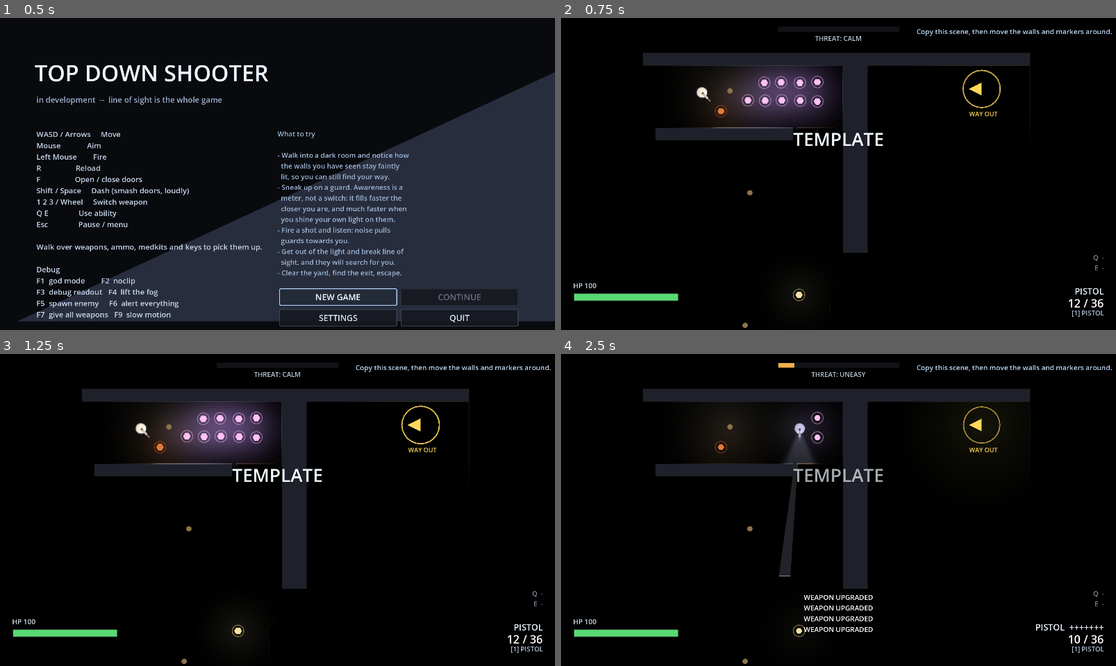
Above: before the commit, frames 1-4 (two rows, left to right).
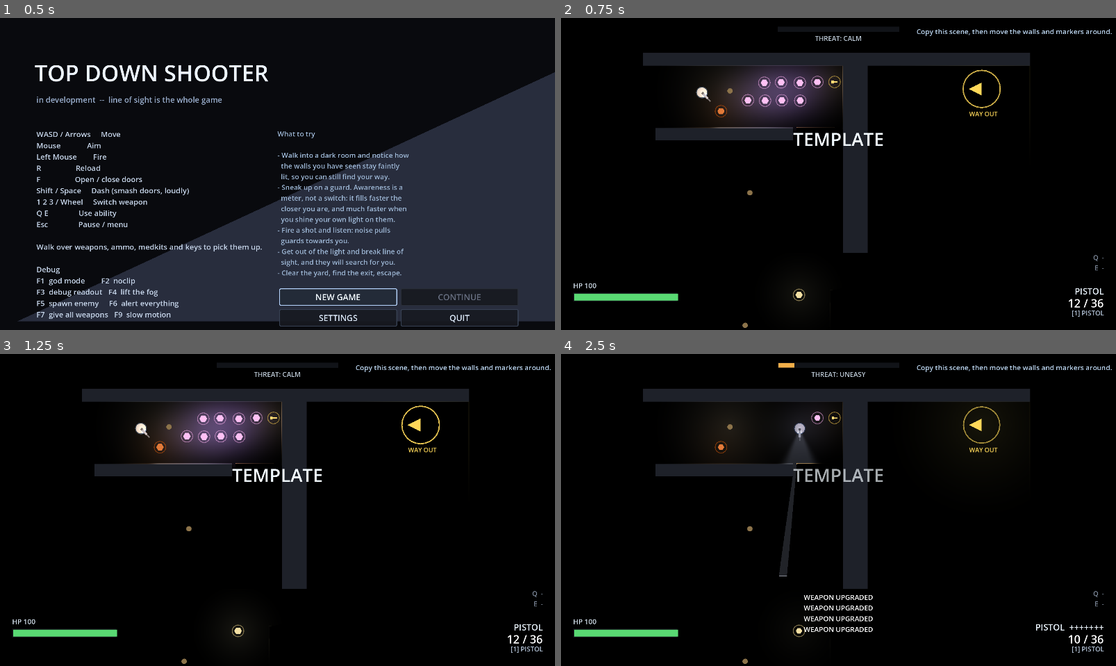
Above: after the commit, the same moments.

Repository: ThunderComplex/irregoulash
Game: Godot game, scene res://src/ui/title_screen.tscn
Same seed, same stepped clock (60 frames per second), same inputs: the game is played once before the commit and once after it.
Inputs (mouse positions are in pixels of both pictures, inside the frame that each line leads up to):
- Up to frame 1 (0.5 s): no input
- Up to frame 2 (0.75 s): click "NEW GAME" at 0.5 s
- Up to frame 3 (1.25 s): no input
- Up to frame 4 (2.5 s): tap Enter (ui_accept) at 1.25, 1.52 s; move the mouse to (960, 494) at 1.27 s; hold D (move_right) 1.28-2 s; tap Shift (dash) at 1.35 s; click (960, 494) at 1.42 s; tap F (interact) at 1.55 s; drag from (727, 525) to (799, 631) at 2.02 s

Frame 1 is identical in both runs. In frame 2, 0.1% of the frame differs, in the area x 42-51%, y 15-36%; in frame 3, 0.1%; in frame 4, 0.3%, in the area x 40-51%, y 16-72%.

Commit message:
door bounce n smash

Diff:
--- a/dev/probe.gd
+++ b/dev/probe.gd
@@ -319,6 +319,7 @@
 			"wait": 0.3,
 			"door_report": true,
 			"report": true,
+			"shot": "doors_00_closed",
 		},
 		{
 			# Standing beside it, working it: opens, sight opens, the swing makes a noise.
@@ -328,12 +329,28 @@
 			"wait": 0.5,
 			"door_report": true,
 			"noise_report": true,
+			"shot": "doors_01_open",
 		},
 		{
 			# And shut again from the same spot.
 			"interact_door": true,
 			"wait": 0.5,
 			"door_report": true,
+		},
+		{
+			# Open it, then stand *in* the doorway and try to shut it: the leaf bounces off the
+			# player, the door stays open, and nothing is announced. Gamefeel over text.
+			"interact_door": true,
+			"wait": 0.5,
+		},
+		{
+			"teleport": Vector2(520.0, 544.0),
+			"clear_announce": true,
+			"interact_door": true,
+			"wait": 0.5,
+			"door_report": true,
+			"announce_report": true,
+			"noise_report": true,
 		},
 		{
 			# A locked door, with keys in hand: nothing happens until it is tried.
@@ -376,7 +393,9 @@
 			"dash_at_door": true,
 			"wait": 0.6,
 			"door_report": true,
+			"report": true,
 			"noise_report": true,
+			"shot": "doors_02_smashed",
 		},
 		{
 			# An enemy opens a shut door in its way, then shuts it once it is past.
@@ -877,12 +896,31 @@
 		var blocked: bool = collision != null and not collision.disabled
 		var shadow: bool = occluder != null and occluder.occluder_light_mask != 0
 		var sight: String = "clear" if _sight_clear_through(door) else "blocked"
+		# The hinge is the leaf's own origin; the free edge is the far end of the panel. If the
+		# hinge moves when the door opens, the leaf is spinning about its centre instead of
+		# swinging from its edge, which is exactly the bug this line exists to catch.
+		var leaf := door.get_node_or_null("Leaf") as Node2D
+		var hinge: Vector2 = leaf.global_position if leaf != null else door.global_position
+		var free: Vector2 = leaf.to_global(Vector2(door.size.x, 0.0)) if leaf != null else hinge
 		print("[probe]   door %s state=%s locked=%s blocks=%s shadows=%s sight=%s dist=%d" % [
 			door.name, _door_state_name(door.state), door.locked, blocked, shadow, sight,
 			int(door.global_position.distance_to(player.global_position)) if player != null else -1,
 		])
+		print("[probe]     hinge %s (%.0f px from centre)  free edge %s" % [
+			str(Vector2i(hinge)), hinge.distance_to(door.global_position), str(Vector2i(free)),
+		])
 	if found == 0:
 		print("[probe]   no doors in the level")
+	# A smashed door is removed from the level, not left lying in the doorway.
+	if _dashed_door_name != "":
+		var still_there: bool = false
+		for node: Node in _all_nodes(level):
+			if String(node.name) == _dashed_door_name:
+				still_there = true
+				break
+		print("[probe]   dashed door '%s' still in the level: %s" % [
+			_dashed_door_name, still_there,
+		])
 
 
 func _door_state_name(state: Door.State) -> String:
@@ -982,7 +1020,10 @@
 	if towards.length() < 1.0:
 		towards = Vector2.RIGHT.rotated(door.rotation)
 	player.debug_dash(towards.normalized())
-	print("[probe] dashing at the door from %d px away" % int(towards.length()))
+	_dashed_door_name = String(door.name)
+	print("[probe] dashing at the door '%s' from %d px away" % [
+		_dashed_door_name, int(towards.length()),
+	])
 
 
 ## Records every noise broadcast, so tests can assert on how loud an action was. In order: the
@@ -991,6 +1032,12 @@
 var _noise_connected: bool = false
 ## Names test doors TestDoor0, TestDoor1... so a report reads like a test, not like a dump.
 var _door_counter: int = 0
+## The last door a dash was aimed at, by name: a smash removes it, so the name is the only handle
+## that outlives it.
+var _dashed_door_name: String = ""
+## Announcements, so a test can assert that an action is *silent* rather than merely harmless.
+var _announce_log: Array[String] = []
+var _announce_connected: bool = false
 
 
 func _connect_noise_log() -> void:
@@ -1004,6 +1051,26 @@
 	_noise_log.append({"position": position, "radius": radius})
 	if _noise_log.size() > 40:
 		_noise_log.remove_at(0)
+
+
+func _connect_announce_log() -> void:
+	if _announce_connected:
+		return
+	GameDirector.announce.connect(_on_announce)
+	_announce_connected = true
+
+
+func _on_announce(text: String, _color: Color) -> void:
+	_announce_log.append(text)
+	if _announce_log.size() > 20:
+		_announce_log.remove_at(0)
+
+
+func _report_announce() -> void:
+	if _announce_log.is_empty():
+		print("[probe]   announced: nothing")
+		return
+	print("[probe]   announced: %s" % " / ".join(_announce_log))
 
 
 func _report_noise(tail: int = 8) -> void:
@@ -1232,6 +1299,7 @@
 		print("[probe] no scenario named '%s'" % scenario)
 		return
 	_connect_noise_log()
+	_connect_announce_log()
 	var player = get_tree().get_first_node_in_group("player")
 
 	for step: Dictionary in steps:
@@ -1314,6 +1382,8 @@
 			_loot_kill()
 		if step.has("clear_noise"):
 			_noise_log.clear()
+		if step.has("clear_announce"):
+			_announce_log.clear()
 		if step.has("spawn_door"):
 			var spec: Dictionary = step["spawn_door"]
 			_spawn_test_door(spec.get("at", Vector2.ZERO), bool(spec.get("locked", false)),
@@ -1431,6 +1501,8 @@
 			_report_doors()
 		if step.has("noise_report"):
 			_report_noise()
+		if step.has("announce_report"):
+			_report_announce()
 		if step.has("scene_report"):
 			_report_scene()
 		if step.has("shot"):
--- a/src/autoload/tuning.gd
+++ b/src/autoload/tuning.gd
@@ -18,7 +18,7 @@
 @export var player_dash_time: float = 0.16
 @export var player_dash_cooldown: float = 1.1
 ## How close the player has to be to work a door, measured from the door's surface.
-@export var player_interact_range: float = 44.0
+@export var player_interact_range: float = 60.0
 ## Noise radius created by each action. Enemies inside it gain awareness.
 @export var noise_footstep: float = 130.0
 @export var noise_dash: float = 300.0
@@ -39,6 +39,8 @@
 @export var noise_door_locked: float = 120.0
 ## Dashing into a locked door: louder than trying it, quieter than breaking one.
 @export var noise_door_smash_locked: float = 380.0
+## A door bouncing off whoever is standing in the doorway: barely more than breathing.
+@export var noise_door_bump: float = 110.0
 #endregion
 
 #region Vision
--- a/src/levels/door.gd
+++ b/src/levels/door.gd
@@ -103,7 +103,9 @@
 		_set_shut(false, by)
 		return true
 	if not can_close():
-		GameDirector.announce_message("Something is in the doorway", Color(0.9, 0.75, 0.5))
+		# Standing in the doorway: the leaf tries to shut, meets them, and swings back. The
+		# animation says it better than a message does, and nothing is spent or changed.
+		bounce()
 		return false
 	_set_shut(true, by)
 	return true
@@ -119,16 +121,20 @@
 		return
 	state = State.BROKEN
 	_closer = null
+	# Out of the way at once, so the dash that broke it carries on through the doorway.
 	_apply_state()
-	# The leaf hangs open where the dash threw it.
-	_hinge(Tween.TRANS_CUBIC, PI * 0.5)
-	_leaf.modulate.a = 0.5
 	AudioDirector.play_at(&"door_smash", global_position, -2.0)
 	FxDirector.shake(0.3)
-	FxDirector.spark_burst(global_position, Vector2.UP, 12, Color(0.9, 0.76, 0.5), 170.0, 0.4)
+	# A burst of splinters where the door was, and then nothing: the doorway is left empty, because
+	# the door is gone from the level rather than lying in it.
+	FxDirector.spark_burst(global_position, Vector2.UP, 14, Color(0.78, 0.6, 0.38), 190.0, 0.45)
+	FxDirector.flash_light(global_position, Color(0.95, 0.8, 0.5), 0.7, 130.0, 0.18)
 	GameDirector.make_noise(global_position, Tuning.noise_door_smash, by)
 	GameDirector.announce_message("DOOR SMASHED", Color(0.95, 0.85, 0.6))
 	changed.emit()
+	# Deferred, not immediate: `_apply_state` defers the collider change, and a plain `queue_free`
+	# could outrun it and leave a deferred call aimed at a freed node.
+	call_deferred("queue_free")
 
 
 ## Enemies call this when a shut door is in their way. Quiet compared to the player wrenching it
@@ -141,6 +147,22 @@
 	return true
 
 
+## The leaf swings most of the way shut, meets whoever is standing in the doorway, and comes back.
+## Deliberately not a message: the obstruction is something the player can see, so the animation is
+## the feedback and no text is needed. The door's state, collider and occluder are untouched.
+func bounce() -> void:
+	AudioDirector.play_at(&"door_close", global_position, -12.0)
+	GameDirector.make_noise(global_position, Tuning.noise_door_bump, null)
+	if _tween != null and _tween.is_valid():
+		_tween.kill()
+	var open_angle: float = PI * 0.5
+	_tween = create_tween()
+	_tween.tween_property(_leaf, "rotation", open_angle * 0.8, 0.04) \
+		.set_trans(Tween.TRANS_QUAD).set_ease(Tween.EASE_IN)
+	_tween.tween_property(_leaf, "rotation", open_angle, 0.1) \
+		.set_trans(Tween.TRANS_QUAD).set_ease(Tween.EASE_OUT)
+
+
 ## Called by the enemy that opened this door once it is clear of the doorway, so doors shut behind
 ## passing patrols instead of ending up all open by the end of a fight.
 func close_if_enemy_clear(by: Node) -> void:
@@ -156,6 +178,14 @@
 		return
 	_closer = null
 	_set_shut(true, by, true)
+
+
+## Whether `point` is inside the door's footprint. Exact and instant, unlike a physics query, which
+## lags a frame behind anything that moved this frame.
+func contains_point(point: Vector2) -> bool:
+	var local: Vector2 = to_local(point)
+	var half: Vector2 = size * 0.5
+	return absf(local.x) <= half.x and absf(local.y) <= half.y
 
 
 ## Distance from `point` to the nearest edge of the door, in pixels (0 if inside it). Measured to
@@ -171,6 +201,13 @@
 ## Whether the doorway is empty enough to shut. Closing a door on top of someone would leave them
 ## stuck inside its collider.
 func can_close() -> bool:
+	# The player is checked by position first, and not only by the shape query below. A collision
+	# query reflects the physics server's last step, so a body that moved this frame can be missed
+	# -- and a door closing on the player is the one outcome that must never happen. This exact
+	# check is also what makes "stand in the doorway and try to shut it" bounce instead.
+	var player := GameDirector.valid_player()
+	if player != null and contains_point(player.global_position):
+		return false
 	var space: PhysicsDirectSpaceState2D = get_world_2d().direct_space_state
 	if space == null:
 		return true
@@ -223,12 +260,19 @@
 	_build_leaf_art()
 
 
-## The leaf: a panel hinged at its left edge, so rotating the parent swings the free edge.
+## The leaf: a panel hinged at the door's left edge.
+##
+## The hinge is the *leaf node's own origin*, moved to the edge, with the panel drawn from 0 to
+## `size.x` in the leaf's space. Offsetting the panel inside a leaf left at the door's centre --
+## which is what the first version did -- makes it spin like a turnstile about the middle instead
+## of swinging from its edge.
 func _build_leaf_art() -> void:
 	if _leaf == null:
 		return
 	for child: Node in _leaf.get_children():
 		child.free()
+
+	_leaf.position = Vector2(-size.x * 0.5, 0.0)
 
 	var corners := PackedVector2Array([
 		Vector2(0.0, -size.y * 0.5),
@@ -236,12 +280,10 @@
 		Vector2(size.x, size.y * 0.5),
 		Vector2(0.0, size.y * 0.5),
 	])
-	var pivot := Vector2(-size.x * 0.5, 0.0)
 
 	var panel := Polygon2D.new()
 	panel.name = "Panel"
 	panel.polygon = corners
-	panel.position = pivot
 	panel.color = Color(0.44, 0.30, 0.34) if locked else Color(0.52, 0.36, 0.22)
 	panel.z_index = Layers.Z_WALL
 	_leaf.add_child(panel)
@@ -249,7 +291,6 @@
 	var edge := Line2D.new()
 	edge.name = "Edge"
 	edge.points = Shapes.closed_outline(corners)
-	edge.position = pivot
 	edge.width = 2.0
 	edge.default_color = Color(0.95, 0.55, 0.6) if locked else Color(0.86, 0.72, 0.5)
 	edge.z_index = Layers.Z_WALL_EDGE
@@ -259,7 +300,8 @@
 		var plate := Polygon2D.new()
 		plate.name = "Lock"
 		plate.polygon = Shapes.rect(Vector2(10.0, 10.0))
-		plate.position = Vector2(0.0, 0.0)
+		# Middle of the leaf, not the hinge.
+		plate.position = Vector2(size.x * 0.5, 0.0)
 		plate.color = Color(1.0, 0.78, 0.3)
 		plate.z_index = Layers.Z_WALL_EDGE
 		_leaf.add_child(plate)
--- a/src/levels/level_03.tscn
+++ b/src/levels/level_03.tscn
@@ -8,7 +8,6 @@
 [ext_resource type="PackedScene" path="res://src/levels/exit_zone.tscn" id="6_exit"]
 [ext_resource type="Script" uid="uid://tdmd7rqbsvoa" path="res://src/levels/patrol_route.gd" id="7_route"]
 [ext_resource type="PackedScene" path="res://src/levels/door.tscn" id="8_clcew"]
-[ext_resource type="Script" uid="uid://bwyqmbm64vyms" path="res://src/levels/door.gd" id="9_qaswr"]
 
 [sub_resource type="NavigationPolygon" id="NavigationPolygon_b2oh7"]
 vertices = PackedVector2Array(594, 530, 594, 50, 974, 50, 974, 754, 1230, 754, 1230, 878, 50, 878, 142, 530, 50, 242, 142, 462, 402, 242, 494, 462, 494, 50, 402, 174, 50, 50, 50, 174, 1358, -78, 1358, 1006, 1298, 946, 1298, 686, -78, 1006, -18, 946, -78, -78, -18, -18, 1042, -18, 1042, 686)
@@ -194,8 +193,8 @@
 amount = 35
 
 [node name="Pickup9" parent="Pickups" unique_id=216457602 instance=ExtResource("5_pickup")]
-position = Vector2(447, 124)
-kind = "upgrade"
+position = Vector2(491, 74)
+kind = "key"
 weapon_id = "pistol"
 ability_id = "smg"
 amount = 35
@@ -228,6 +227,7 @@
 position = Vector2(832, 736)
 size = Vector2(128, 64)
 
-[node name="Door2" type="Node2D" parent="." unique_id=1415638779 instance=ExtResource("8_clcew")]
-position = Vector2(444, 208)
-script = ExtResource("9_qaswr")
+[node name="Doors" type="Node2D" parent="." unique_id=1069835065]
+
+[node name="Door1" parent="Doors" unique_id=1033977669 instance=ExtResource("8_clcew")]
+position = Vector2(442, 207)
Not shown, changed: addons/level_tools/level_tools_plugin.gd
Binary file changed: dev/shots/combat_00_before.png
Binary file changed: dev/shots/combat_01_aimed_at_enemy.png
Binary file changed: dev/shots/combat_02_firing.png
Binary file changed: dev/shots/combat_03_aftermath.png
Binary file added: dev/shots/doors_00_closed.png
Not shown, added: dev/shots/doors_00_closed.png.import
Binary file added: dev/shots/doors_01_open.png
Not shown, added: dev/shots/doors_01_open.png.import
Binary file added: dev/shots/doors_02_smashed.png
Not shown, added: dev/shots/doors_02_smashed.png.import
Binary file changed: dev/shots/menu_02_pause.png
(and 3 more such lines)
